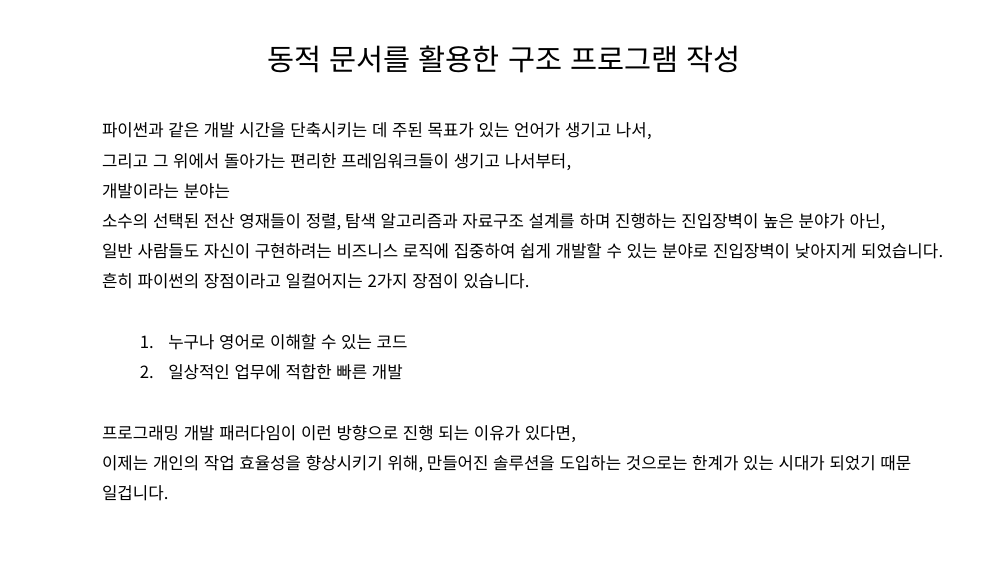
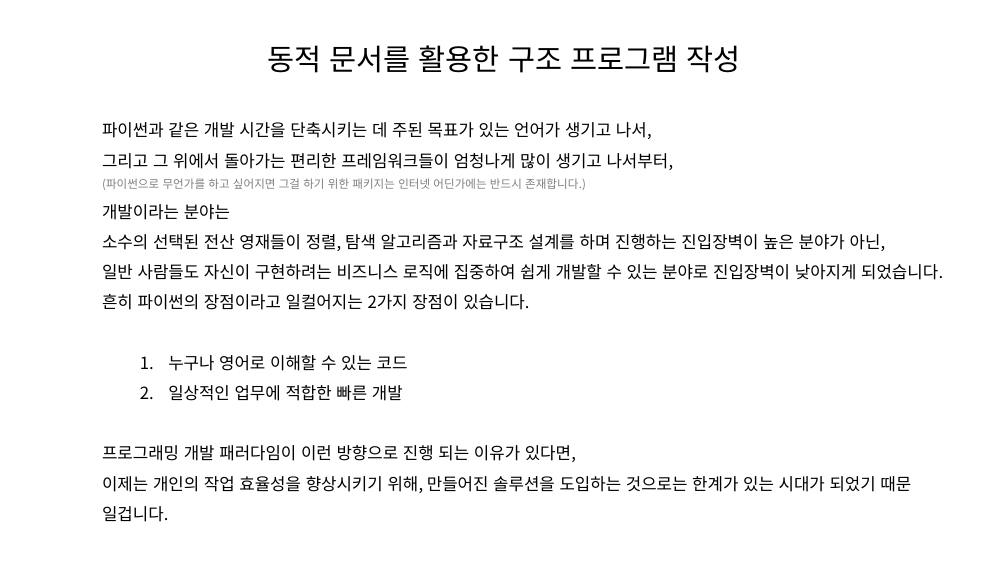
Before and after one commit to hnanmal/mkcljpt_volume, a slide deck: slide 15 of documentum/건축심화세미나(2022)/최종발표/팀회의-심화세미나 아이템 소개.pptx. Drawn at 1008x567 pixels with LibreOffice and Linux fonts; fonts in the diff are those of the drawing. Boxes give left, top, right and bottom in pixels: in the first picture for what was removed or moved away, otherwise in the second. Text is boxed around its words. In the diff, an @@ line names an element or a change of style, - is before the commit and + after.

```diff
--- a/documentum/건축심화세미나(2022)/최종발표/팀회의-심화세미나 아이템 소개.pptx
+++ b/documentum/건축심화세미나(2022)/최종발표/팀회의-심화세미나 아이템 소개.pptx
@@ text at (102, 153, 674, 190): text changed; size 16 to 11 pt; text colour #000000 to #808080 @@
-그리고 그 위에서 돌아가는 편리한 프레임워크들이 생기고 나서부터,
+그리고 그 위에서 돌아가는 편리한 프레임워크들이 엄청나게 많이 생기고 나서부터,
+(파이썬으로 무언가를 하고 싶어지면 그걸 하기 위한 패키지는 인터넷 어딘가에는 반드시 존재합니다.)
```
Also in this commit, not shown: 1 other slide changed, 1 other file.
